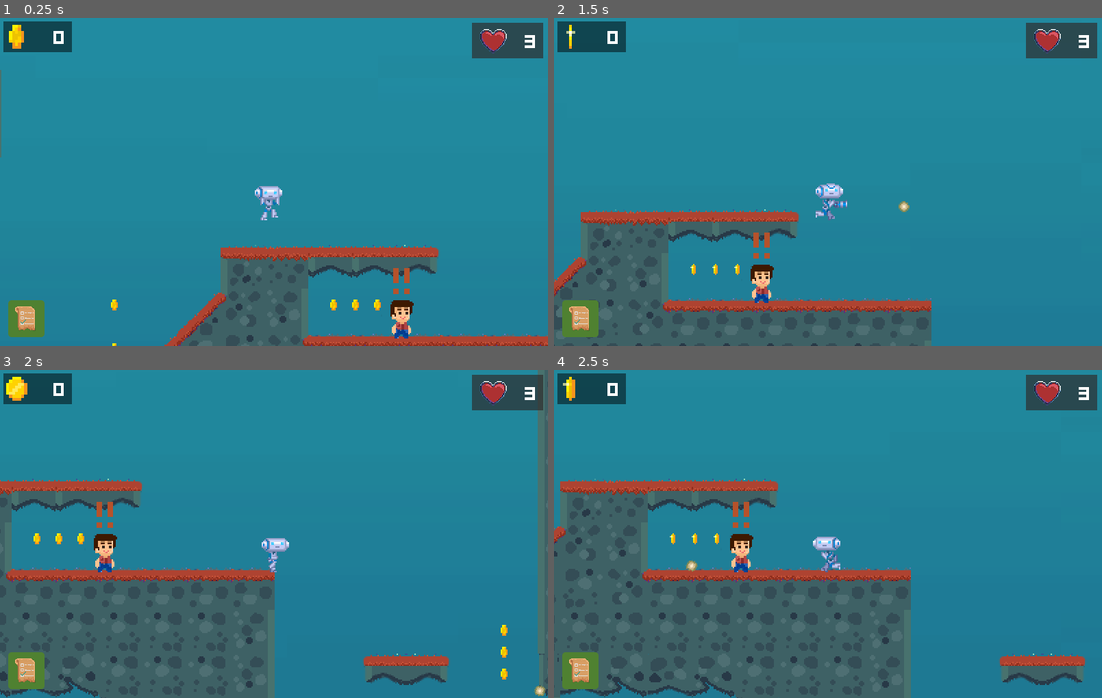
Above: before the commit, frames 1-4 (two rows, left to right).
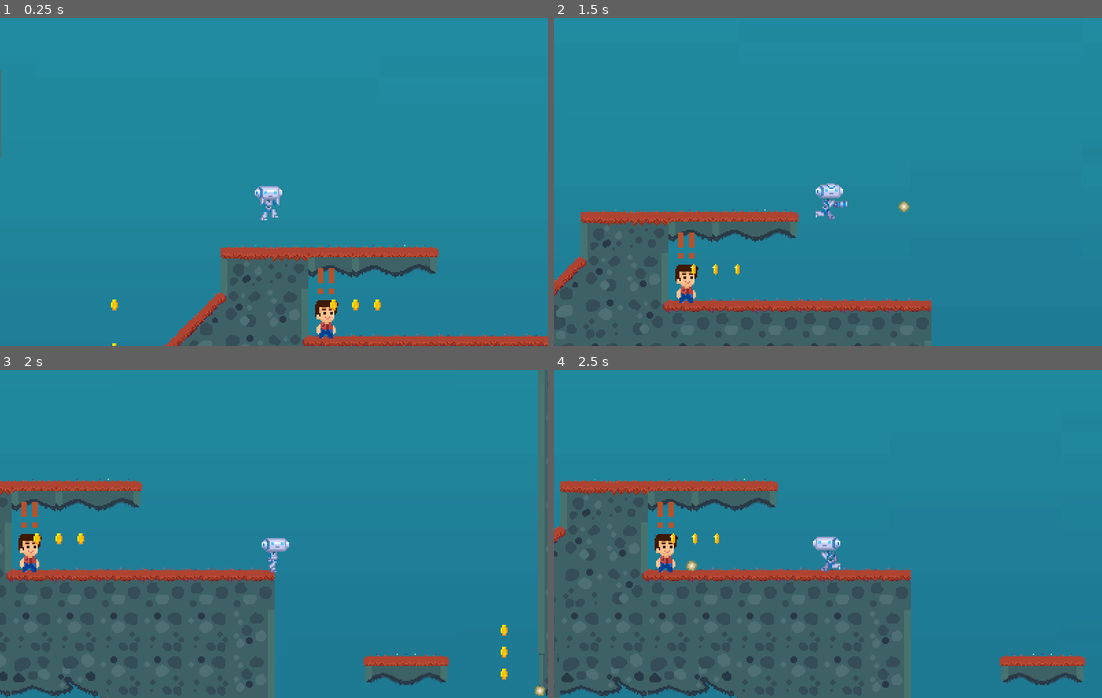
Above: after the commit, the same moments.

Repository: mahamismail/2DPlatformer
Game: Godot game, scene res://src/Main/Game2.tscn
The game is run twice, just before and just after one commit, with the same random seed, the same clock (stepped at 60 frames per second) and the same inputs. This scene is started directly instead of the project's main scene.
Inputs:
- Up to frame 1 (0.25 s): no input
- Up to frame 2 (1.5 s): hold Right (move_right) from 0.53 s (still down); tap Space (shoot) at 0.6, 1.35 s; tap Up (jump) at 0.77 s
- Up to frame 3 (2 s): keep holding Right (move_right); tap Up (jump) at 1.52 s
- Up to frame 4 (2.5 s): release Right (move_right) at 2.03 s; hold Left (move_left) from 2.03 s (still down); tap Space (shoot) at 2.1 s

The runs differ from the first frame. In frame 1, 4.3% of the frame differs, in the area x 0-100%, y 1-98%; in frame 2, 4.3%; in frame 3, 4.3%; in frame 4, 4.3%.

Commit message:
NPC instances detect Player

Diff:
--- a/project.godot
+++ b/project.godot
@@ -238,6 +238,8 @@
 2d_physics/layer_5="ground"
 2d_physics/layer_6="lava"
 2d_physics/layer_7="door"
+2d_physics/layer_8="NPCGuy1"
+2d_physics/layer_9="NPCGuy2"
 
 [physics]
 
--- a/src/Actors/NPC.gd
+++ b/src/Actors/NPC.gd
@@ -1,16 +1,19 @@
 extends KinematicBody2D
 
+enum QuestState {
+	COMPLETED,
+	INPROGRESS,
+	NOTFOUND,
+}
 
-# Declare member variables here. Examples:
-# var a = 2
-# var b = "text"
+func _ready():
+	QuestState.NOTFOUND
 
+func quest_is_completed():
+	QuestState.COMPLETED
+	$CollisionShape2D.set_deferred("disabled", true)
+	print("Quest completed!")
 
-# Called when the node enters the scene tree for the first time.
-func _ready():
-	pass # Replace with function body.
-
-
-# Called every frame. 'delta' is the elapsed time since the previous frame.
-#func _process(delta):
-#	pass
+func quest_is_inProgress():
+	QuestState.INPROGRESS
+	print("Quest is in progress")
--- a/src/Actors/NPCGuy.tscn
+++ b/src/Actors/NPCGuy.tscn
@@ -4,14 +4,19 @@
 [ext_resource path="res://assets/theme/user_interface.tres" type="Theme" id=2]
 [ext_resource path="res://src/Actors/NPC.gd" type="Script" id=3]
 
+[sub_resource type="RectangleShape2D" id=2]
+extents = Vector2( 8.5, 14.5 )
+
 [sub_resource type="Animation" id=1]
 resource_name = "New Anim"
 
-[sub_resource type="RectangleShape2D" id=2]
-extents = Vector2( 8.5, 14.5 )
+[node name="NPCGuy" type="KinematicBody2D"]
+collision_layer = 384
+script = ExtResource( 3 )
 
-[node name="NPCGuy" type="KinematicBody2D"]
-script = ExtResource( 3 )
+[node name="CollisionShape2D" type="CollisionShape2D" parent="."]
+position = Vector2( 0.5, -1.5 )
+shape = SubResource( 2 )
 
 [node name="TextEdit" type="Label" parent="."]
 margin_left = -6.0
@@ -32,7 +37,3 @@
 
 [node name="AnimationPlayer" type="AnimationPlayer" parent="Sprite"]
 "anims/New Anim" = SubResource( 1 )
-
-[node name="CollisionShape2D" type="CollisionShape2D" parent="."]
-position = Vector2( 0.5, -1.5 )
-shape = SubResource( 2 )
--- a/src/Actors/Player.gd
+++ b/src/Actors/Player.gd
@@ -140,7 +140,28 @@
 
 func _on_Area2D_body_entered(body):
 	if body is Enemy:
-		emit_signal("lose_health")
+		emit_signal("lose_health");
+
+	elif body.get_name() == "NPCGuy1":
+		print("Collision with NPCGuy1 detected!")
+		emit_signal("show_quest1");
+
+	elif body.get_name() == "NPCGuy2":
+		print("Collision with NPCGuy2 detected!")
+		emit_signal("show_quest2");
+
+	elif body.get_name() == "NPCGuy3":
+		print("Collision with NPCGuy3 detected!")
+		emit_signal("show_quest3 ");
+
+	elif body.get_name() == "NPCGuy4":
+		print("Collision with NPCGuy4 detected!")
+		emit_signal("show_quest4");
+
+	elif body.get_name() == "NPCGuy5":
+		print("Collision with NPCGuy5 detected!")
+		emit_signal("show_quest5");
+
 
 func _you_Died():
 	$CollisionShape2D.set_deferred("disabled", true) #disable the collider before health goes into negatives
--- a/src/Actors/Player.tscn
+++ b/src/Actors/Player.tscn
@@ -190,8 +190,11 @@
 extents = Vector2( 10, 13.5 )
 
 [node name="Player" type="KinematicBody2D"]
-collision_mask = 62
+collision_mask = 126
 script = ExtResource( 1 )
+
+[node name="Jump" type="AudioStreamPlayer2D" parent="."]
+stream = ExtResource( 3 )
 
 [node name="ShootAnimation" type="Timer" parent="."]
 process_mode = 0
@@ -246,9 +249,6 @@
 position = Vector2( -4, -14 )
 shape = SubResource( 11 )
 
-[node name="Jump" type="AudioStreamPlayer2D" parent="."]
-stream = ExtResource( 3 )
-
 [node name="UI" type="CanvasLayer" parent="."]
 layer = 0
 
--- a/src/Level/Level.tscn
+++ b/src/Level/Level.tscn
@@ -11,6 +11,7 @@
 [ext_resource path="res://src/Level/Music.gd" type="Script" id=9]
 [ext_resource path="res://src/Objects/Lava.tscn" type="PackedScene" id=10]
 [ext_resource path="res://src/Objects/Door.tscn" type="PackedScene" id=11]
+[ext_resource path="res://src/Actors/NPCGuy.tscn" type="PackedScene" id=12]
 
 [sub_resource type="Animation" id=1]
 resource_name = "move"
@@ -264,6 +265,15 @@
 [node name="Enemy4" parent="Enemies" instance=ExtResource( 2 )]
 position = Vector2( 828.515, 77.262 )
 
+[node name="NPCs" type="Node2D" parent="."]
+visible = false
+
+[node name="NPCGuy1" parent="NPCs" instance=ExtResource( 12 )]
+position = Vector2( 461, 281 )
+
+[node name="NPCGuy2" parent="NPCs" instance=ExtResource( 12 )]
+position = Vector2( 81, 25 )
+
 [node name="ParallaxBackground" parent="." instance=ExtResource( 7 )]
 
 [node name="Music" type="AudioStreamPlayer" parent="."]
--- a/src/Level/Level2.tscn
+++ b/src/Level/Level2.tscn
@@ -1,9 +1,8 @@
-[gd_scene load_steps=11 format=2]
+[gd_scene load_steps=10 format=2]
 
 [ext_resource path="res://src/Platforms/PlatformSea.tscn" type="PackedScene" id=1]
 [ext_resource path="res://src/Objects/Coin.tscn" type="PackedScene" id=2]
 [ext_resource path="res://src/Level/ParallaxBackgroundSea.tscn" type="PackedScene" id=3]
-[ext_resource path="res://src/Actors/NPCGuy.tscn" type="PackedScene" id=4]
 [ext_resource path="res://assets/art/tileset/tileset.tres" type="TileSet" id=6]
 [ext_resource path="res://src/Level/Music.gd" type="Script" id=7]
 [ext_resource path="res://assets/audio/music/music.ogg" type="AudioStream" id=9]
@@ -69,9 +68,6 @@
 format = 1
 tile_data = PoolIntArray( -458728, 536870939, 0, -458727, 536870940, 0, -458726, 536870940, 0, -458725, 536870940, 0, - …(9974 unchanged characters)…
 
-[node name="NPCGuy" parent="." instance=ExtResource( 4 )]
-position = Vector2( 132, -8 )
-
 [node name="Coins" type="Node" parent="."]
 
 [node name="CoinsArc" type="Node2D" parent="Coins"]
--- a/src/Main/Game.tscn
+++ b/src/Main/Game.tscn
@@ -8,6 +8,7 @@
 [ext_resource path="res://src/UserInterface/HealthCounter.tscn" type="PackedScene" id=6]
 [ext_resource path="res://assets/art/ui/quest.png" type="Texture" id=7]
 [ext_resource path="res://src/UserInterface/QuestsMenu.tscn" type="PackedScene" id=8]
+[ext_resource path="res://src/Actors/NPCGuy.tscn" type="PackedScene" id=9]
 
 [sub_resource type="StyleBoxFlat" id=1]
 bg_color = Color( 0, 0, 0, 0.5 )
@@ -19,6 +20,14 @@
 script = ExtResource( 2 )
 
 [node name="Level" parent="." instance=ExtResource( 3 )]
+
+[node name="NPCs2" type="Node2D" parent="Level"]
+
+[node name="NPCGuy1" parent="Level/NPCs2" instance=ExtResource( 9 )]
+position = Vector2( 461, 281 )
+
+[node name="NPCGuy2" parent="Level/NPCs2" instance=ExtResource( 9 )]
+position = Vector2( 81, 25 )
 
 [node name="Player" parent="Level" instance=ExtResource( 4 )]
 position = Vector2( 90, 546 )
--- a/src/Main/Game2.tscn
+++ b/src/Main/Game2.tscn
@@ -8,6 +8,7 @@
 [ext_resource path="res://src/UserInterface/HealthCounter.tscn" type="PackedScene" id=6]
 [ext_resource path="res://assets/art/ui/quest.png" type="Texture" id=7]
 [ext_resource path="res://src/UserInterface/QuestsMenu.tscn" type="PackedScene" id=8]
+[ext_resource path="res://src/Actors/NPCGuy.tscn" type="PackedScene" id=9]
 
 [sub_resource type="StyleBoxFlat" id=1]
 bg_color = Color( 0, 0, 0, 0.5 )
@@ -20,10 +21,22 @@
 
 [node name="Level" parent="." instance=ExtResource( 3 )]
 
+[node name="NPCs2" type="Node2D" parent="Level"]
+
+[node name="NPCGuy3" parent="Level/NPCs2" instance=ExtResource( 9 )]
+position = Vector2( 77, -8 )
+
+[node name="NPCGuy4" parent="Level/NPCs2" instance=ExtResource( 9 )]
+position = Vector2( 79, 279 )
+
+[node name="NPCGuy5" parent="Level/NPCs2" instance=ExtResource( 9 )]
+position = Vector2( 555, 661 )
+
 [node name="Player" parent="Level" instance=ExtResource( 4 )]
 position = Vector2( 39, -108 )
 
 [node name="InterfaceLayer" type="CanvasLayer" parent="."]
+visible = false
 
 [node name="QuestMenu" parent="InterfaceLayer" instance=ExtResource( 8 )]
 
--- a/src/UserInterface/PauseMenu.gd
+++ b/src/UserInterface/PauseMenu.gd
@@ -48,9 +48,10 @@
 		close()
 
 
-func _on_QuitButton_pressed():
+func _on_BackToMenu_pressed():
 	scene_root.notification(NOTIFICATION_WM_QUIT_REQUEST)
 	get_tree().quit()
+
 
 
 func _on_Tween_all_completed():
--- a/src/UserInterface/PauseMenu.tscn
+++ b/src/UserInterface/PauseMenu.tscn
@@ -69,7 +69,7 @@
 size_flags_horizontal = 4
 text = "Try Again"
 
-[node name="QuitButton" type="Button" parent="ColorRect/CenterContainer/VBoxContainer"]
+[node name="BackToMenuButton" type="Button" parent="ColorRect/CenterContainer/VBoxContainer"]
 margin_left = 40.0
 margin_top = 191.0
 margin_right = 260.0
@@ -82,5 +82,5 @@
 
 [connection signal="pressed" from="ColorRect/CenterContainer/VBoxContainer/ResumeButton" to="." method="_on_ResumeButton_pressed"]
 [connection signal="pressed" from="ColorRect/CenterContainer/VBoxContainer/PlayAgainButton" to="." method="_on_PlayAgainButton_pressed"]
-[connection signal="pressed" from="ColorRect/CenterContainer/VBoxContainer/QuitButton" to="." method="_on_QuitButton_pressed"]
+[connection signal="pressed" from="ColorRect/CenterContainer/VBoxContainer/BackToMenuButton" to="." method="_on_BackToMenu_pressed"]
 [connection signal="tween_all_completed" from="Tween" to="." method="_on_Tween_all_completed"]
--- a/src/UserInterface/TitleMenu.gd
+++ b/src/UserInterface/TitleMenu.gd
@@ -1,4 +1,4 @@
-extends Button
+extends Control
 
 onready var root = get_tree().get_root()
 onready var scene_root = root.get_child(root.get_child_count() - 1);
--- a/src/UserInterface/TitleMenu.tscn
+++ b/src/UserInterface/TitleMenu.tscn
@@ -22,6 +22,7 @@
 margin_top = -4.0
 margin_right = 803.0
 margin_bottom = 486.0
+script = ExtResource( 2 )
 
 [node name="ColorRect" type="ColorRect" parent="."]
 anchor_right = 1.0
@@ -31,16 +32,16 @@
 [node name="CenterContainer" type="CenterContainer" parent="ColorRect"]
 anchor_right = 1.0
 anchor_bottom = 1.0
-margin_left = -138.0
-margin_top = -102.0
-margin_right = 162.0
-margin_bottom = 98.0
+margin_left = -309.0
+margin_top = -200.0
+margin_right = 314.0
+margin_bottom = 202.0
 
 [node name="VBoxContainer" type="VBoxContainer" parent="ColorRect/CenterContainer"]
-margin_left = 402.0
-margin_top = 202.0
-margin_right = 702.0
-margin_bottom = 487.0
+margin_left = 564.0
+margin_top = 303.0
+margin_right = 864.0
+margin_bottom = 588.0
 rect_min_size = Vector2( 300, 200 )
 custom_constants/separation = 50
 alignment = 1
@@ -70,7 +71,6 @@
 size_flags_horizontal = 4
 custom_fonts/font = SubResource( 2 )
 text = "Play"
-script = ExtResource( 2 )
 
 [node name="AboutGameButton" type="Button" parent="ColorRect/CenterContainer/VBoxContainer/HBoxContainer"]
 margin_left = 60.0
@@ -92,6 +92,6 @@
 custom_fonts/font = SubResource( 4 )
 text = "Quit"
 
-[connection signal="pressed" from="ColorRect/CenterContainer/VBoxContainer/HBoxContainer/PlayButton" to="ColorRect/CenterContainer/VBoxContainer/HBoxContainer/PlayButton" method="_on_PlayButton_pressed"]
-[connection signal="pressed" from="ColorRect/CenterContainer/VBoxContainer/HBoxContainer/AboutGameButton" to="ColorRect/CenterContainer/VBoxContainer/HBoxContainer/PlayButton" method="_on_AboutGameButton_pressed"]
-[connection signal="pressed" from="ColorRect/CenterContainer/VBoxContainer/HBoxContainer/QuitButton" to="ColorRect/CenterContainer/VBoxContainer/HBoxContainer/PlayButton" method="_on_QuitButton_pressed"]
+[connection signal="pressed" from="ColorRect/CenterContainer/VBoxContainer/HBoxContainer/PlayButton" to="." method="_on_PlayButton_pressed"]
+[connection signal="pressed" from="ColorRect/CenterContainer/VBoxContainer/HBoxContainer/AboutGameButton" to="." method="_on_AboutGameButton_pressed"]
+[connection signal="pressed" from="ColorRect/CenterContainer/VBoxContainer/HBoxContainer/QuitButton" to="." method="_on_QuitButton_pressed"]
Not shown: 1 places in src/Level/Level.tscn that only renumber resources
Not shown: 1 places in src/Main/Game.tscn that only renumber resources
Not shown: 1 places in src/Main/Game2.tscn that only renumber resources
